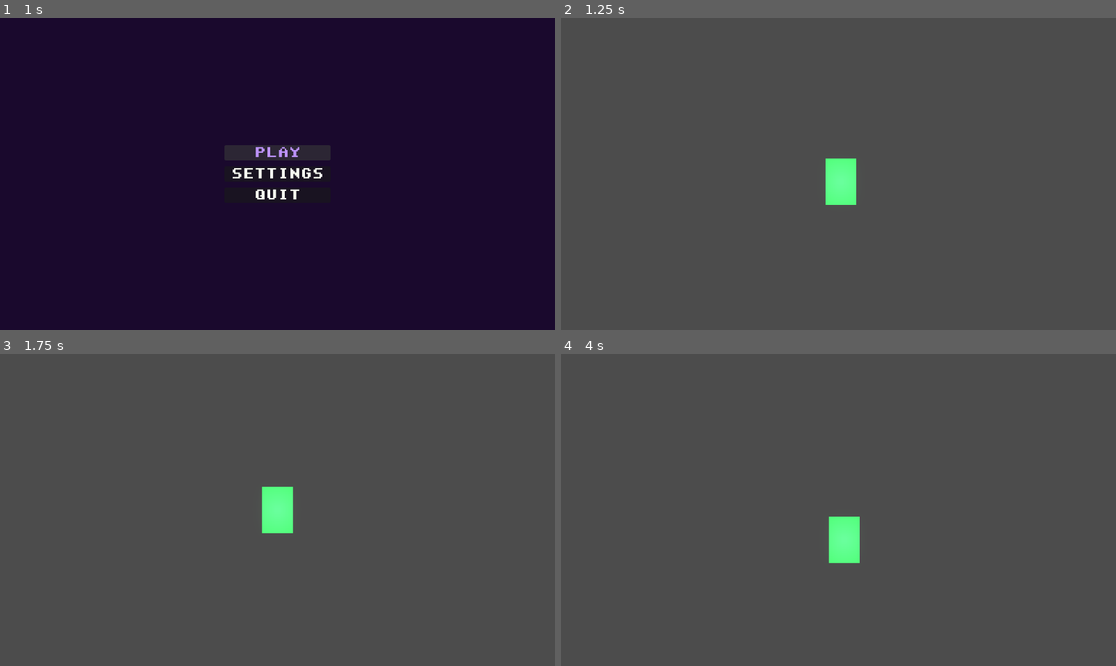
Above: before the commit, frames 1-4 (two rows, left to right).
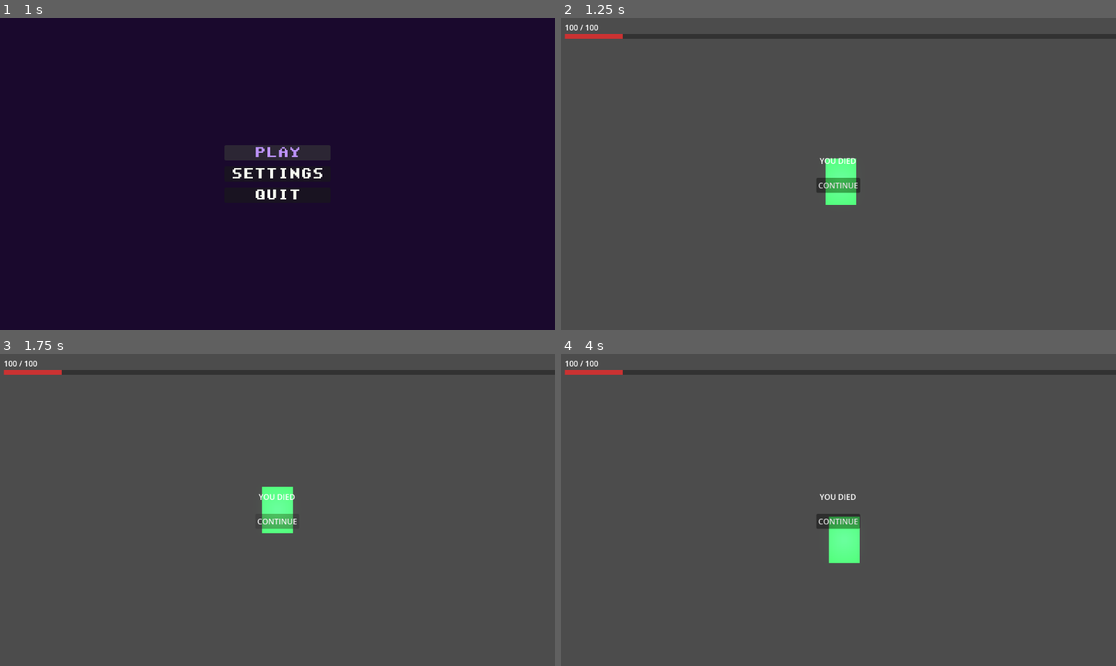
Above: after the commit, the same moments.

Repository: WMsans/top-down-rogue
Game: Godot game, scene res://scenes/ui/main_menu.tscn
Same seed, same stepped clock (60 frames per second), same inputs: the game is played once before the commit and once after it.
Inputs (mouse positions are in pixels of both pictures, inside the frame that each line leads up to):
- Up to frame 1 (1 s): click "PLAY" at 0.5 s
- Up to frame 2 (1.25 s): no input
- Up to frame 3 (1.75 s): click (277, 522) at 1.25 s, where only the run after the commit has a clickable "CONTINUE"
- Up to frame 4 (4 s): click (838, 522) at 2 s, where only the run after the commit has a clickable "CONTINUE"; tap Enter at 2.75 s; move the mouse to (960, 494) at 2.77 s; hold D (move_right) 2.78-3.53 s; tap Z at 2.85 s; click (960, 494) at 2.92 s; tap Space at 3.5 s; move the mouse to (727, 525) at 3.52 s; hold S (move_down) from 3.53 s (still down); tap X at 3.6 s

Frame 1 is identical in both runs. In frame 2, 2.1% of the frame differs, in the area x 0-100%, y 2-57%; in frame 3, 2.0%; in frame 4, 2.1%.
Error in both runs: Cannot call method 'shader_create_from_spirv' on a null value. (res://src/core/compute_device.gd:28)

Commit message:
feat: add HealthUI and DeathScreen to game scene

Diff:
--- a/scenes/game.tscn
+++ b/scenes/game.tscn
@@ -8,6 +8,8 @@
 [ext_resource type="PackedScene" uid="uid://dyro2k6hacg2y" path="res://scenes/player.tscn" id="7"]
 [ext_resource type="Script" uid="uid://41pttcuclgqw" path="res://src/debug/collision_overlay.gd" id="8"]
 [ext_resource type="PackedScene" uid="uid://dc5am8wxl3knp" path="res://scenes/ui/pause_menu.tscn" id="9"]
+[ext_resource type="PackedScene" path="res://scenes/ui/health_ui.tscn" id="10"]
+[ext_resource type="PackedScene" path="res://scenes/ui/death_screen.tscn" id="11"]
 
 [sub_resource type="Environment" id="Environment_o6xl0"]
 background_mode = 3
@@ -47,3 +49,7 @@
 blend_mode = 1
 
 [node name="PauseMenu" parent="." instance=ExtResource("9")]
+
+[node name="HealthUI" parent="." instance=ExtResource("10")]
+
+[node name="DeathScreen" parent="." instance=ExtResource("11")]
